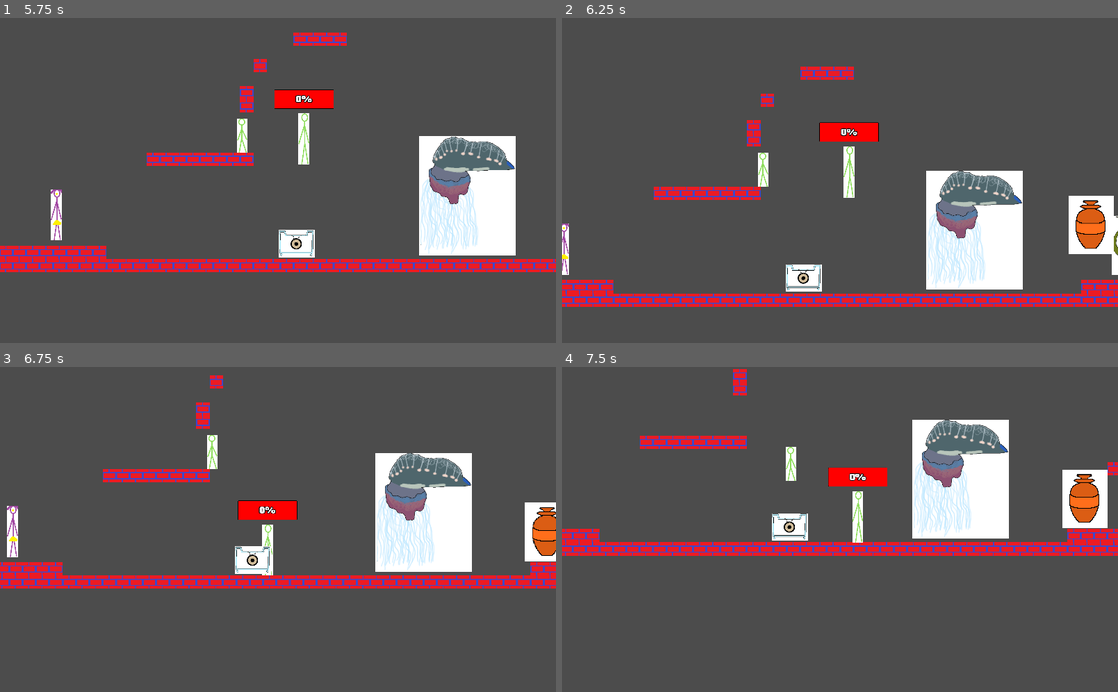
Above: before the commit, frames 1-4 (two rows, left to right).
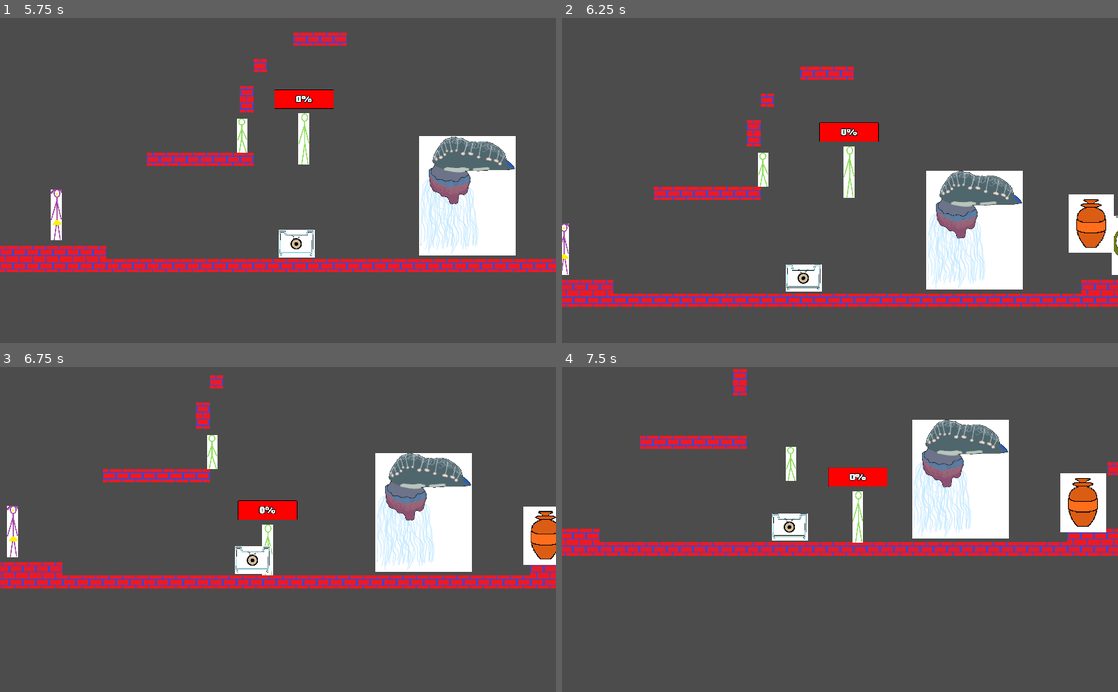
Above: after the commit, the same moments.

Repository: EyeBallTank/PROJECT-NORTUBEL-main-ish
Game: Godot game, scene res://screens/MainMenu.tscn
Two runs of this game, one before a commit and one after it. Both use one fixed random seed, a clock stepped at 60 frames per second and the inputs below.
Inputs:
- Up to frame 1 (5.75 s): click "Start/Começo" at 0.5 s; click "Start/Começo" at 1.25 s; hold F (followme) 2.03-2.78 s; hold Right (right) 2.03-3.53 s; tap Up (jumpup) at 2.27, 3.02, 4.52, 5.27 s; tap S (standstill) at 2.85, 4.35 s; hold Left (left) 3.53-4.28 s; hold F (followme) 3.53-4.28 s; hold Right (right) from 4.28 s (still down); hold F (followme) from 5.03 s (still down)
- Up to frame 2 (6.25 s): release Right (right) at 5.78 s; release F (followme) at 5.78 s; hold Left (left) from 5.78 s (still down); tap S (standstill) at 5.85 s; tap Up (jumpup) at 6.02 s
- Up to frame 3 (6.75 s): release Left (left) at 6.53 s; hold Right (right) from 6.53 s (still down); hold F (followme) from 6.53 s (still down)
- Up to frame 4 (7.5 s): release Right (right) at 7.28 s; release F (followme) at 7.28 s; hold Left (left) from 7.28 s (still down); tap S (standstill) at 7.35 s

Frame 1 is identical in both runs. In frame 2, 0.3% of the frame differs, in the area x 91-100%, y 54-73%; in frame 3, 0.5%; in frame 4, 0.7%, in the area x 89-99%, y 31-51%.

Commit message:
at least i implemented a jump through platform

Diff:
--- a/src/behind_the_scenes/Enemy Hitbox.tscn
+++ b/src/behind_the_scenes/Enemy Hitbox.tscn
@@ -4,7 +4,7 @@
 
 [node name="Area2D" type="Area2D" groups=["enemies"]]
 collision_layer = 32
-collision_mask = 3
+collision_mask = 7
 script = ExtResource( 1 )
 
 [connection signal="body_entered" from="." to="." method="_on_Area2D_body_entered"]
--- /dev/null
+++ b/src/behind_the_scenes/Jump through platform.tscn
@@ -0,0 +1,5 @@
+[gd_scene format=2]
+
+[node name="StaticBody2D" type="StaticBody2D"]
+collision_layer = 4
+collision_mask = 3
--- a/src/levels/LevelTemplate3.tscn
+++ b/src/levels/LevelTemplate3.tscn
@@ -22,6 +22,7 @@
 [ext_resource path="res://src/level_objects/Green switch.tscn" type="PackedScene" id=20]
 [ext_resource path="res://src/level_objects/Blue switch.tscn" type="PackedScene" id=21]
 [ext_resource path="res://src/level_objects/Yellow switch.tscn" type="PackedScene" id=22]
+[ext_resource path="res://src/behind_the_scenes/Jump through platform.tscn" type="PackedScene" id=23]
 
 [sub_resource type="ConvexPolygonShape2D" id=1]
 points = PoolVector2Array( 0, 0, 64, 0, 64, 64, 0, 64 )
@@ -48,6 +49,9 @@
 "shape_transform": Transform2D( 1, 0, 0, 1, 0, 0 )
 } ]
 0/z_index = 0
+
+[sub_resource type="RectangleShape2D" id=3]
+extents = Vector2( 160.75, 35.5 )
 
 [node name="LevelTemplate3" type="Node2D"]
 light_mask = 4
@@ -120,3 +124,11 @@
 
 [node name="Yellow switch" parent="." instance=ExtResource( 22 )]
 position = Vector2( 1700, -152 )
+
+[node name="StaticBody2D" parent="." instance=ExtResource( 23 )]
+position = Vector2( 2739, 43 )
+
+[node name="CollisionShape2D" type="CollisionShape2D" parent="StaticBody2D"]
+position = Vector2( 3, 2 )
+shape = SubResource( 3 )
+one_way_collision = true
Not shown: 1 places in src/levels/LevelTemplate3.tscn that only renumber resources
